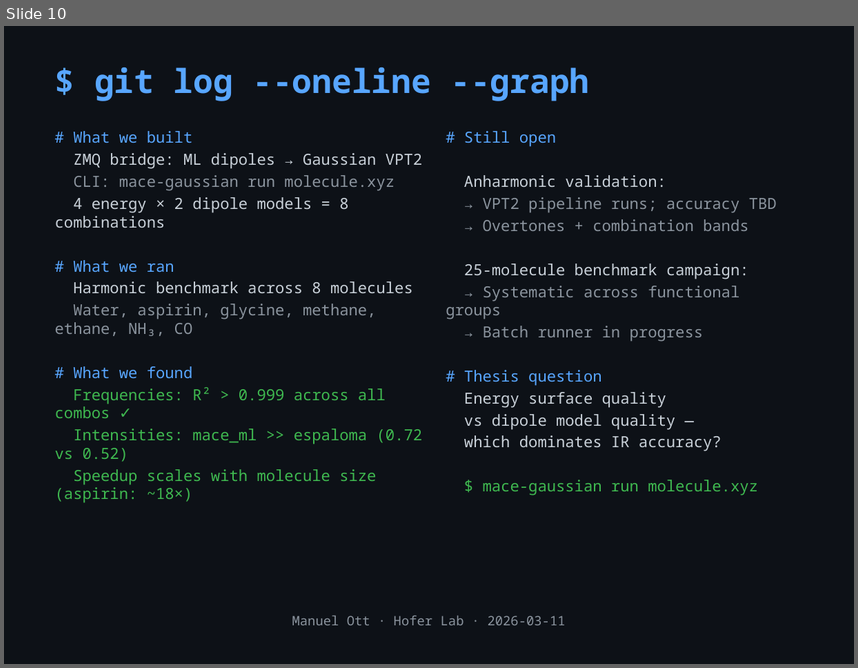
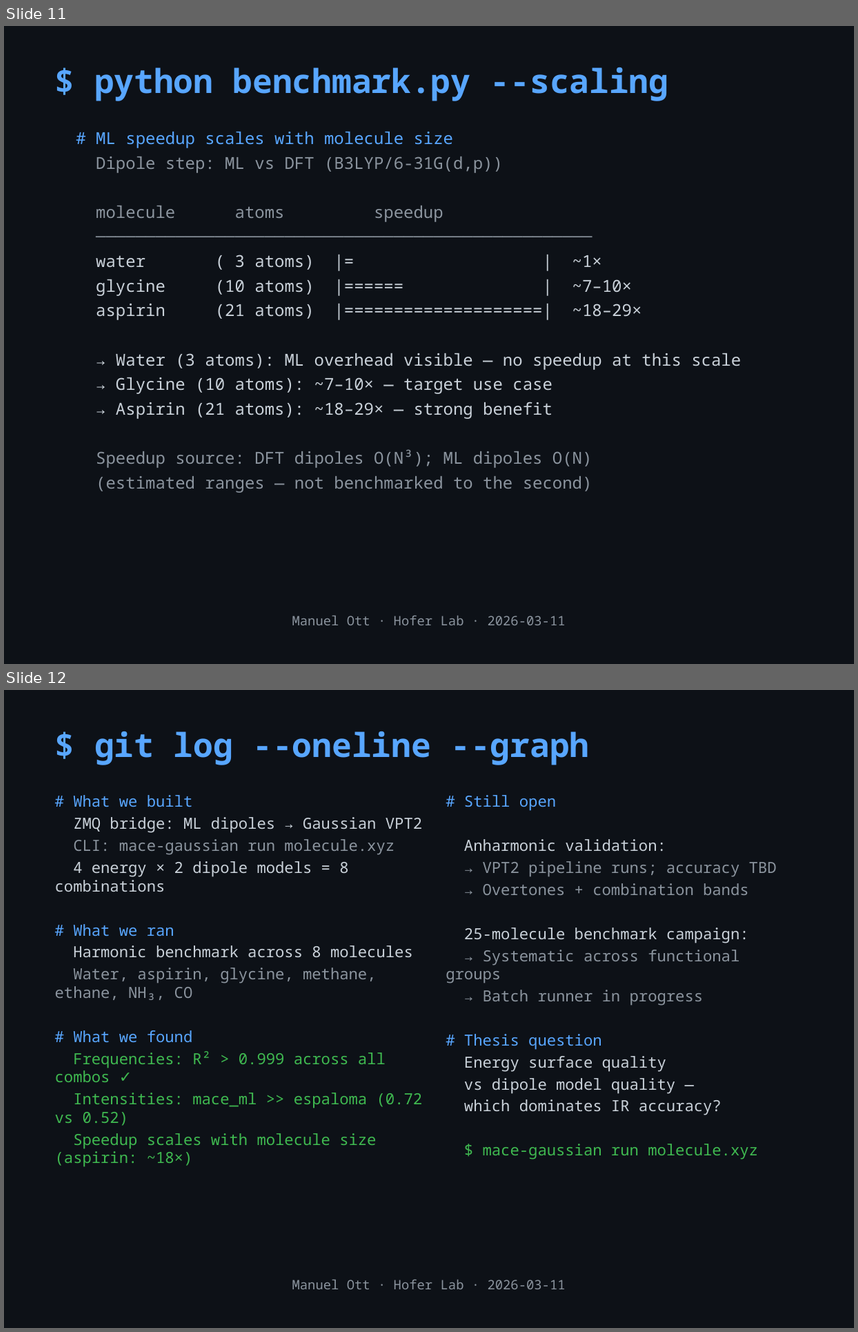
Before and after one commit to mott91/mace_gaussian_interface, a slide deck: presentation/presentation_v2.pptx. Shown one above the other, each under a label of ours: slide 10 before the commit, slides 11 and 12 after it. The pictures are 858x668 and 858x1332 pixels, drawn with LibreOffice and Linux fonts; fonts in the diff are those of the drawing. Boxes give left, top, right and bottom in pixels: in the first picture for what was removed or moved away, otherwise in the second. Text is boxed around its words. In the diff, an @@ line names an element or a change of style, - is before the commit and + after.

```diff
--- a/presentation/presentation_v2.pptx
+++ b/presentation/presentation_v2.pptx
@@ slide 11 added at [4,26,854,664], background #0D1117 @@
@@ text added at [94,67,668,101], 28 pt, text #58A6FF, bold @@
+$ python benchmark.py --scaling
@@ text added at [96,131,741,492], 14 pt, text #C9D1D9 @@
+# ML speedup scales with molecule size
+Dipole step: ML vs DFT (B3LYP/6-31G(d,p))
+molecule atoms speedup
+──────────────────────────────────────────────────
+water ( 3 atoms) |= | ~1×
+glycine (10 atoms) |====== | ~7–10×
+aspirin (21 atoms) |====================| ~18–29×
+→ Water (3 atoms): ML overhead visible — no speedup at this scale
+→ Glycine (10 atoms): ~7–10× — target use case
+→ Aspirin (21 atoms): ~18–29× — strong benefit
+Speedup source: DFT dipoles O(N³); ML dipoles O(N)
+(estimated ranges — not benchmarked to the second)
@@ text added at [292,615,566,625], 11 pt, text #8B949E @@
+Manuel Ott · Hofer Lab · 2026-03-11
@@ what was slide 10 is now slide 12 @@
```
Also in this commit, not shown: 4 slides changed, 1 other slide added.
